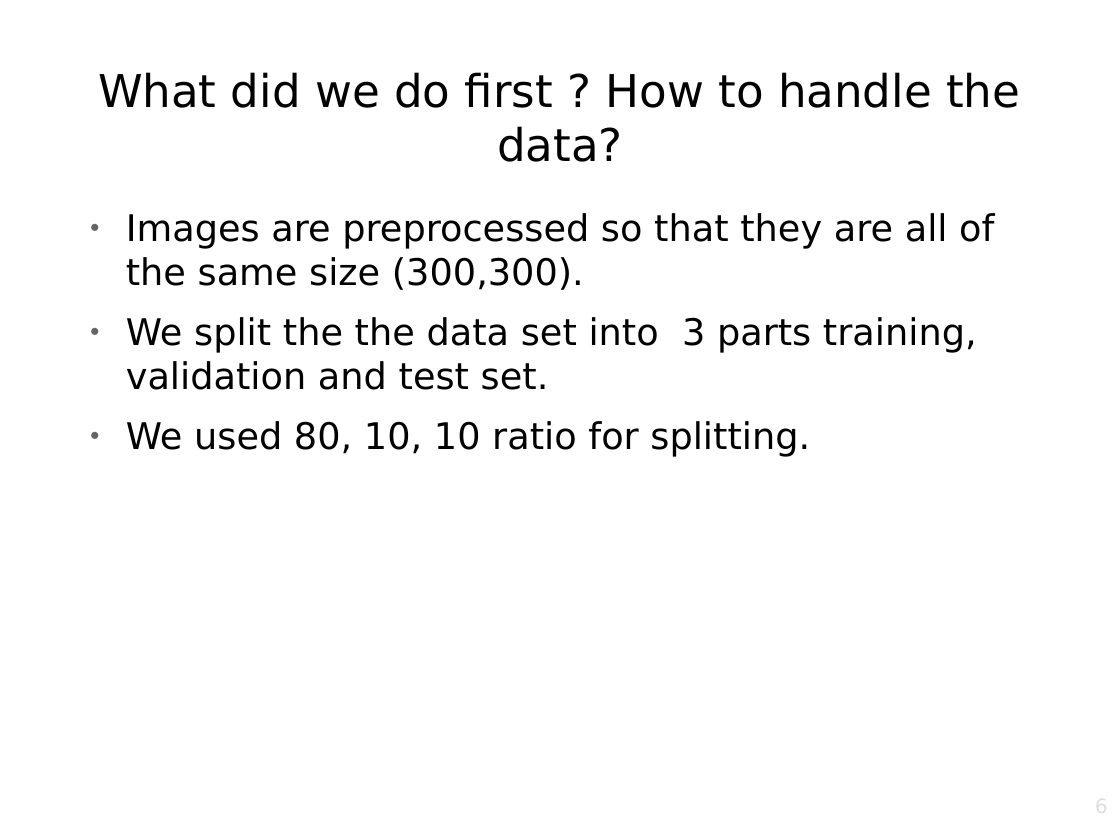
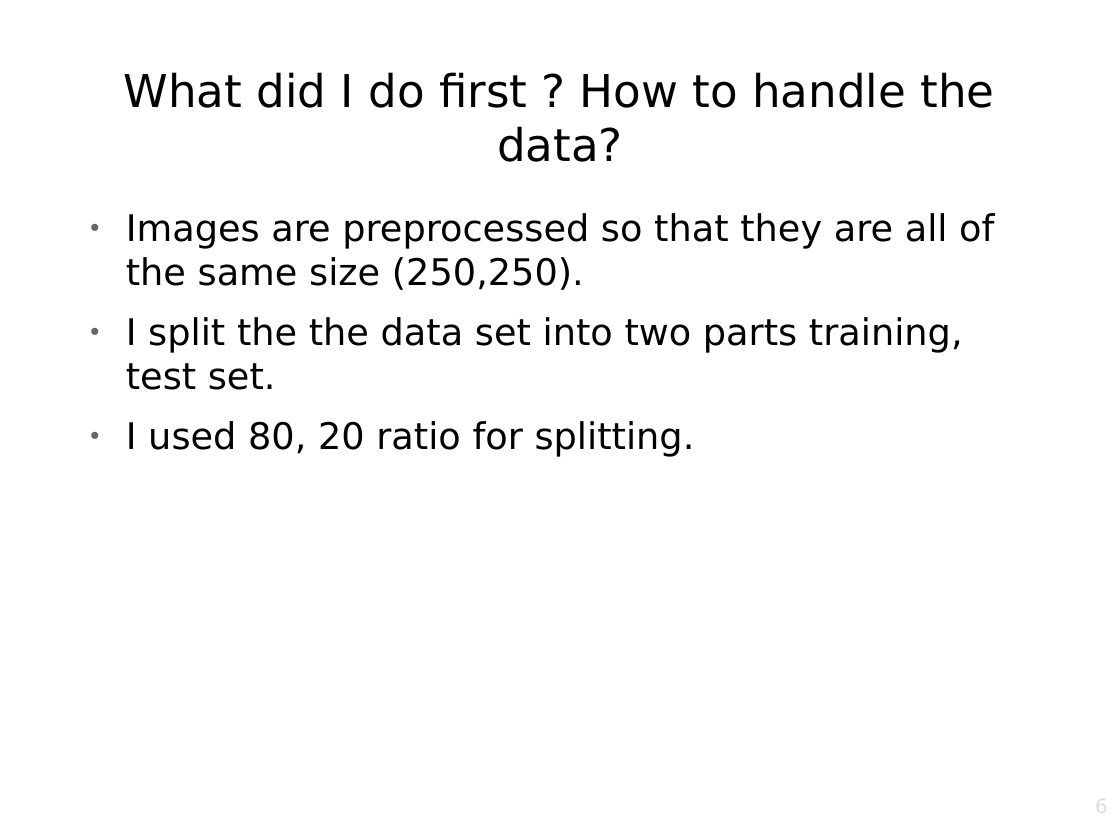
Before and after one commit to srknzl/cmpe462-project, a slide deck: slide 6 of Presentation.odp. Drawn at 1120x840 pixels with LibreOffice and Linux fonts; fonts in the diff are those of the drawing; background and template pictures are left out. Boxes give left, top, right and bottom in pixels: in the first picture for what was removed or moved away, otherwise in the second. Text is boxed around its words. In the diff, an @@ line names an element or a change of style, - is before the commit and + after.

```diff
--- a/Presentation.odp
+++ b/Presentation.odp
@@ title at [124,72,994,162]: text changed @@
-What did we do first ? How to handle the data?
+What did I do first ? How to handle the data?
@@ text at [126,213,994,457]: text changed @@
-● Images are preprocessed so that they are all of the same size (300,300).
-● We split the the data set into 3 parts training, validation and test set.
-● We used 80, 10, 10 ratio for splitting.
+● Images are preprocessed so that they are all of the same size (250,250).
+● I split the the data set into two parts training, test set.
+● I used 80, 20 ratio for splitting.
```
Also in this commit, not shown: 8 other slides changed, 6 slides added, 1 slide removed, 5 other files.
